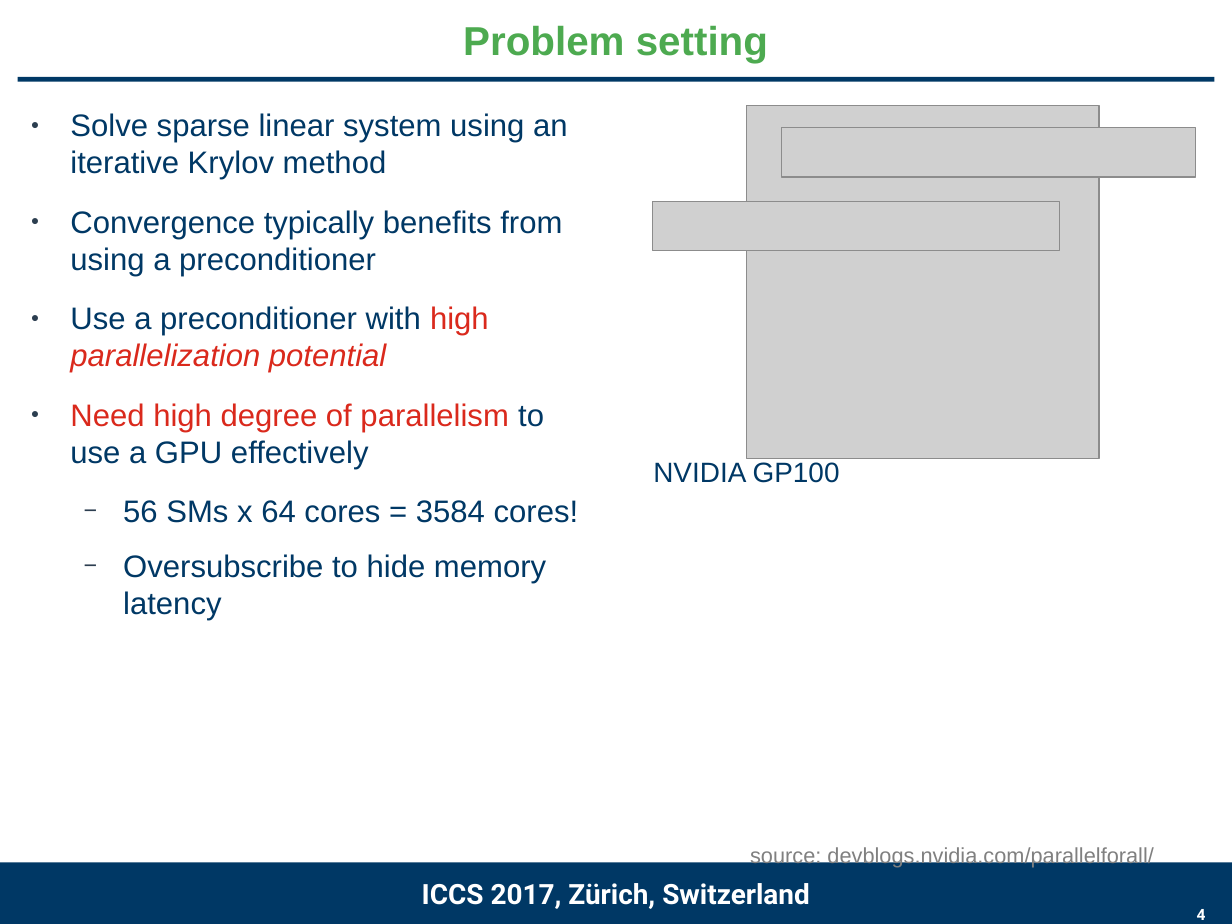
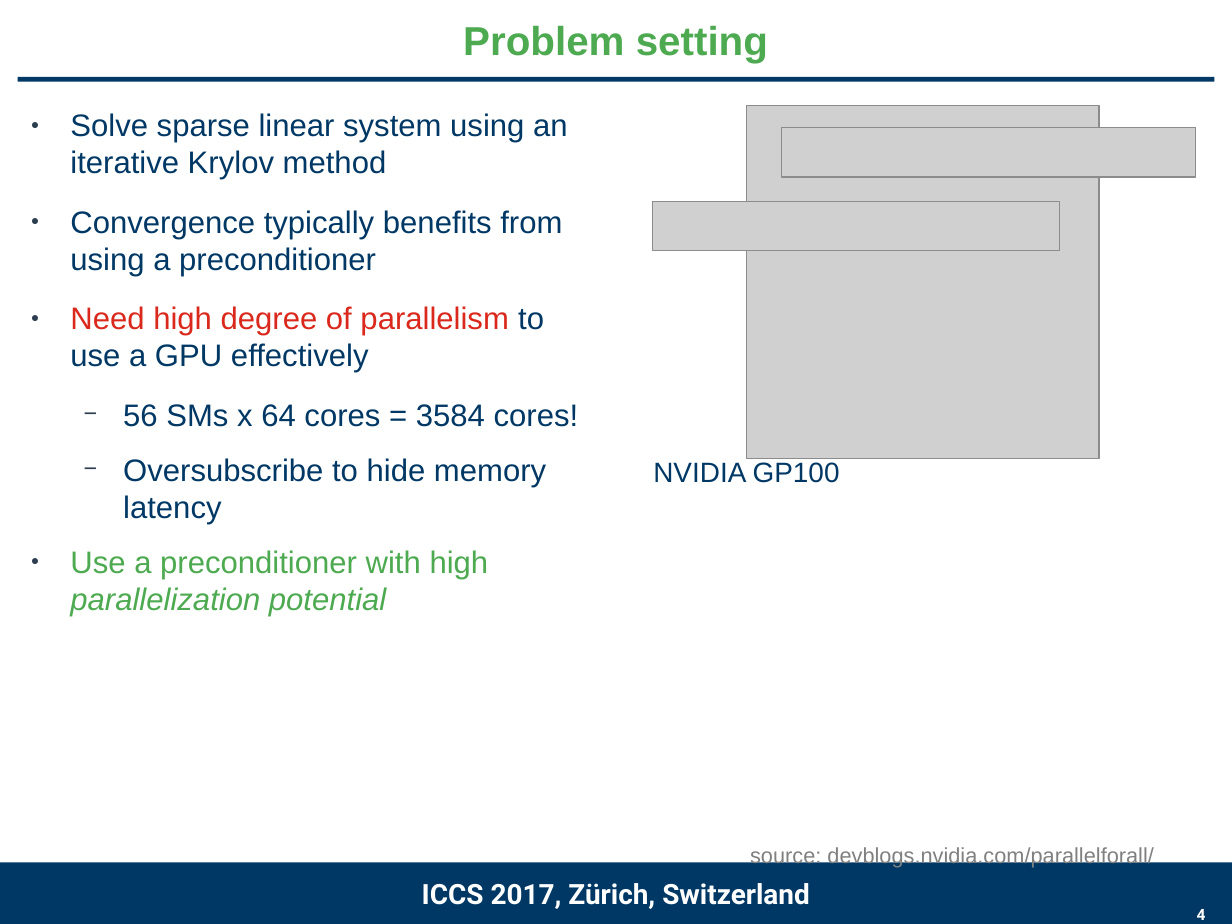
Before and after one commit to gflegar/talks, a slide deck: slide 4 of iccs_2017/slides.odp. Drawn at 1232x924 pixels with LibreOffice and Linux fonts; fonts in the diff are those of the drawing; grey boxes stand for pictures; background and template pictures are left out. Boxes give left, top, right and bottom in pixels: in the first picture for what was removed or moved away, otherwise in the second. Text is boxed around its words. In the diff, an @@ line names an element or a change of style, - is before the commit and + after.

```diff
--- a/iccs_2017/slides.odp
+++ b/iccs_2017/slides.odp
@@ text at box(70, 306, 489, 373): paragraph removed @@
-● Use a preconditioner with high parallelization potential
@@ text at box(70, 550, 489, 616): paragraph added @@
+● Use a preconditioner with high parallelization potential
```
Also in this commit, not shown: 3 other slides changed, 1 other file.
